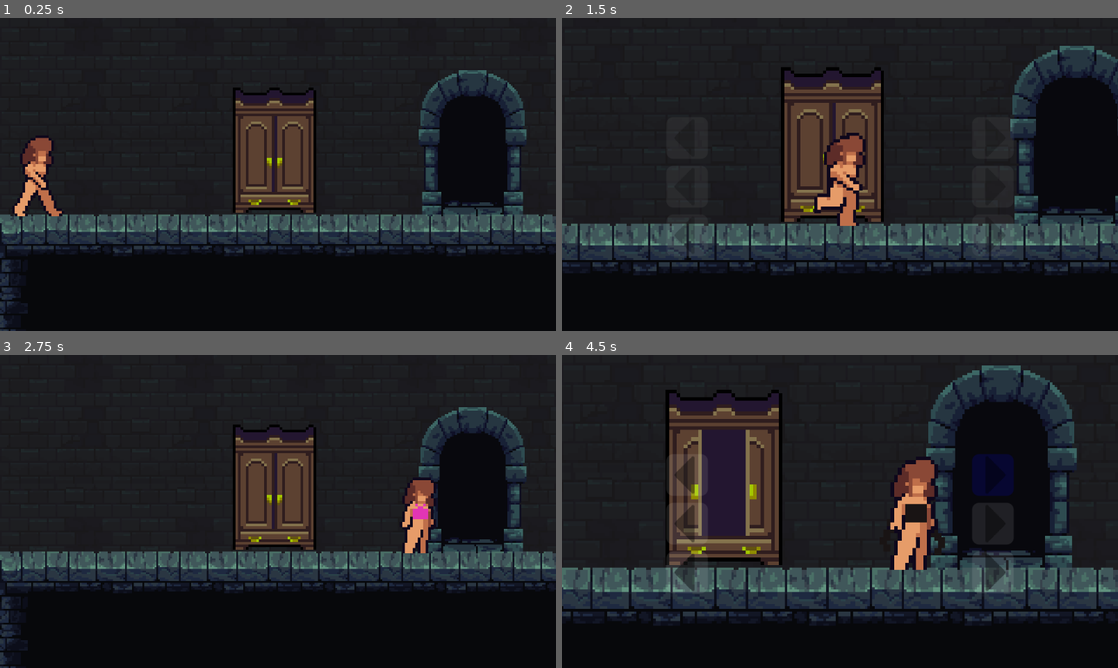
Above: before the commit, frames 1-4 (two rows, left to right).
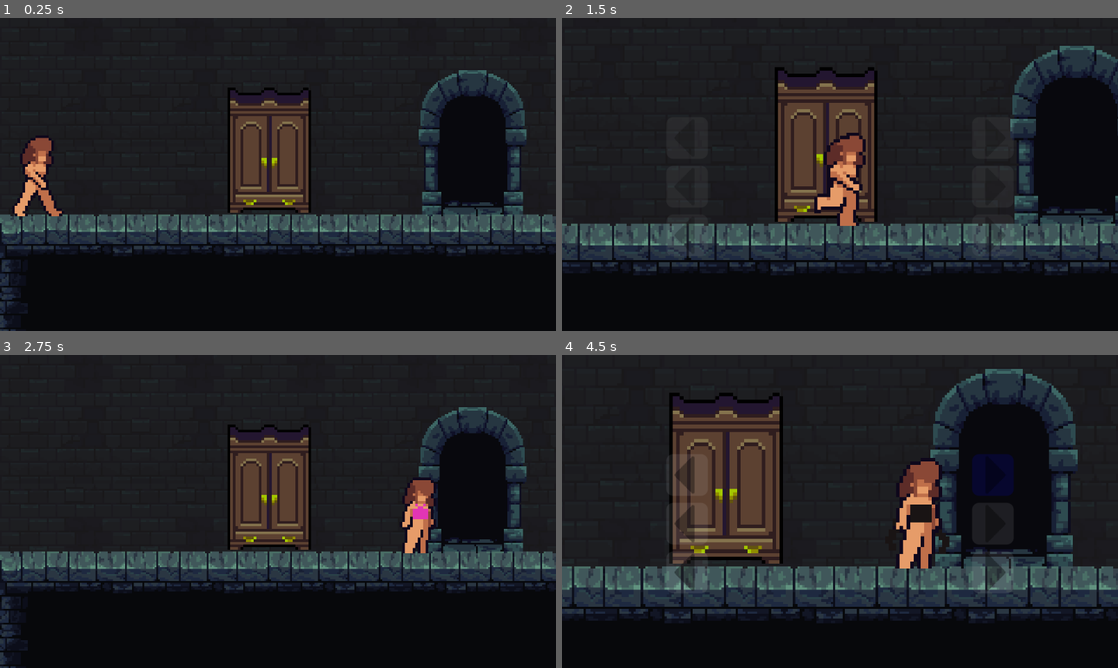
Above: after the commit, the same moments.

Repository: lucasjanta/character-customization-gdko
Game: Godot game, scene res://scenes/customization_scene.tscn
The game is run twice, just before and just after one commit, with the same random seed, the same clock (stepped at 60 frames per second) and the same inputs.
Inputs (mouse positions are in pixels of both pictures, inside the frame that each line leads up to):
- Up to frame 1 (0.25 s): no input
- Up to frame 2 (1.5 s): tap Enter at 0.5 s; hold E (interact) 0.53-1.28 s; hold D (right) from 0.53 s (still down); tap E (interact) at 1.35 s
- Up to frame 3 (2.75 s): release D (right) at 2 s; click (433, 473) at 2 s
- Up to frame 4 (4.5 s): hold A (left) 2.78-3.53 s; hold E (interact) 2.78-3.53 s; hold D (right) 3.53-4.25 s; tap E (interact) at 3.6 s; click (995, 473) at 4.25 s

The runs differ from the first frame. In frame 1, 2.9% of the frame differs, in the area x 41-57%, y 22-63%; in frame 2, 3.8%; in frame 3, 2.9%; in frame 4, 15%, in the area x 0-100%, y 3-87%.

Commit message:
final version for GDKO

Diff:
--- a/scenes/customization_scene.tscn
+++ b/scenes/customization_scene.tscn
@@ -987,7 +987,7 @@
 tile_set = SubResource("TileSet_8o7up")
 
 [node name="wardrobe" parent="." instance=ExtResource("3_kgx4p")]
-position = Vector2(158, 98)
+position = Vector2(155, 98)
 scale = Vector2(1.5, 1.5)
 
 [node name="Player" parent="." instance=ExtResource("5_541u6")]
Binary file changed: assets/character/female_character_ase.ase
Binary file added: docs/Character Customization GDKO.apple-touch-icon.png
Not shown, added: docs/Character Customization GDKO.apple-touch-icon.png.import
Binary file added: docs/Character Customization GDKO.icon.png
Not shown, added: docs/Character Customization GDKO.icon.png.import
Binary file added: docs/Character Customization GDKO.png
Not shown, added: docs/Character Customization GDKO.png.import
Not shown, added: export_presets.cfg
Not shown, added: docs/Character Customization GDKO.audio.position.worklet.js
Not shown, added: docs/Character Customization GDKO.audio.worklet.js
Not shown, added: docs/Character Customization GDKO.js
Not shown, added: docs/Character Customization GDKO.pck
(and 2 more such lines)
